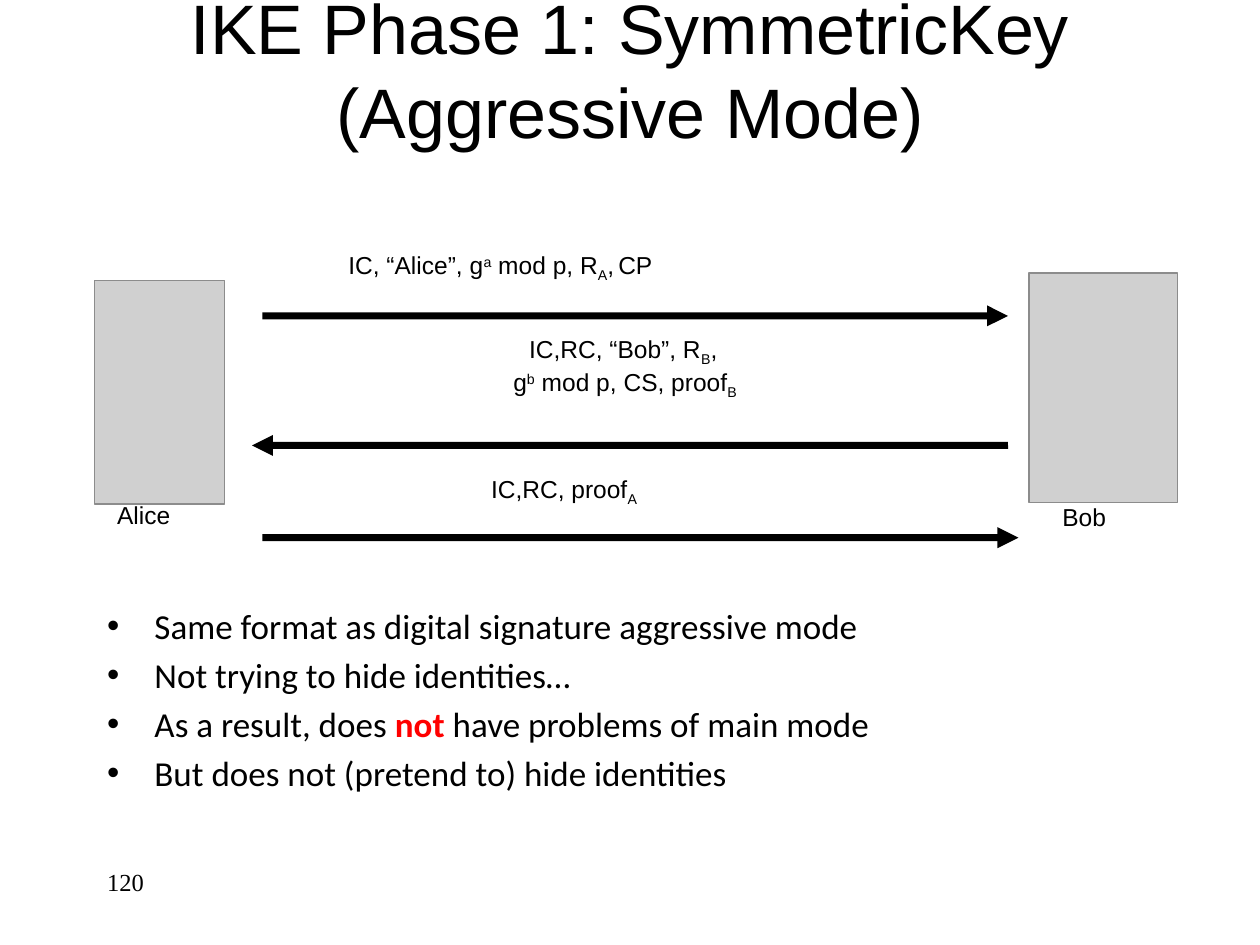
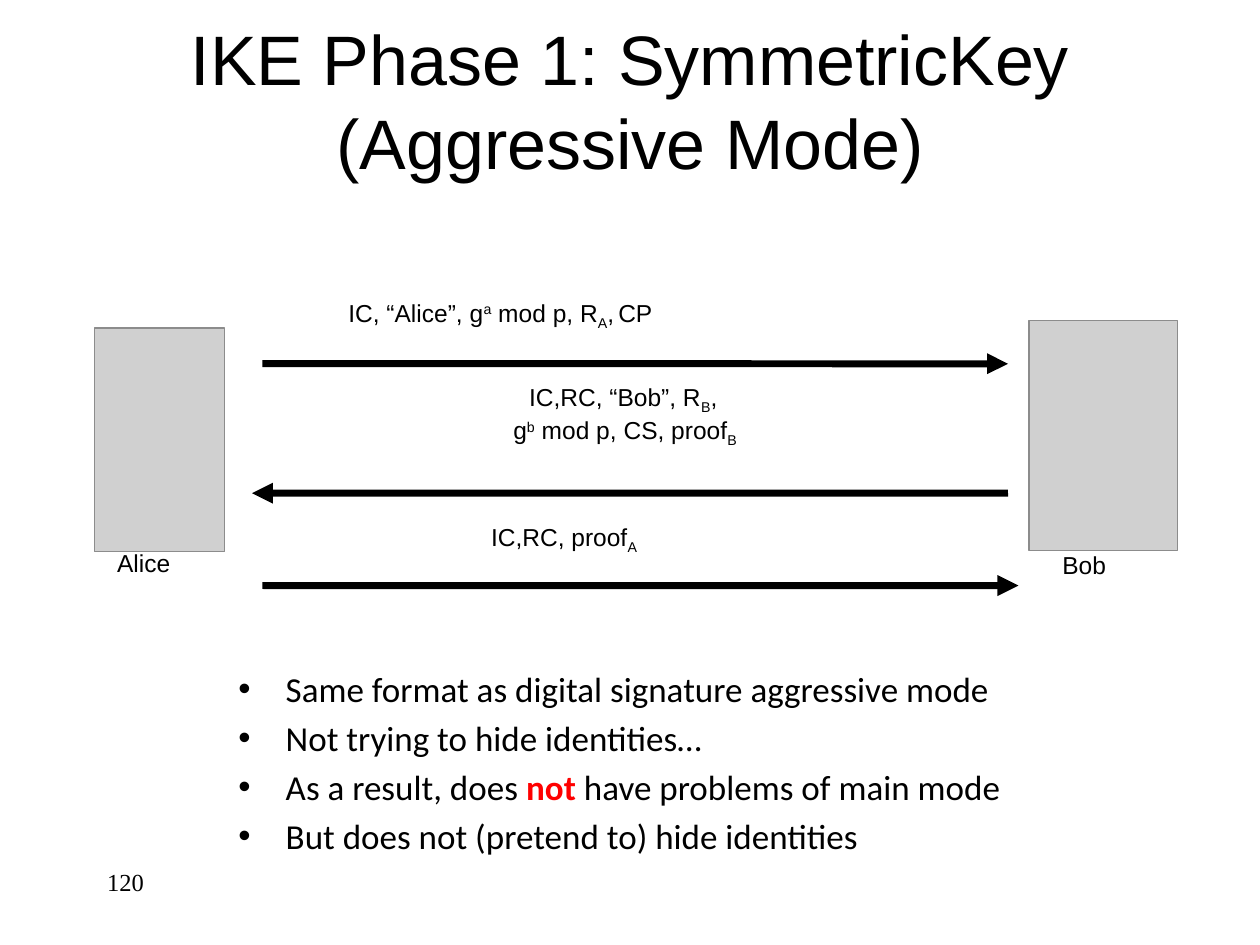
Before and after one commit to jlmucb/class_notes, a slide deck: slide 120 of BerkeleyClass/CS290Spring2013/Lectures/Cryptoclass9.pptx. Drawn at 1260x945 pixels with LibreOffice and Linux fonts; fonts in the diff are those of the drawing; grey boxes stand for pictures. Boxes give left, top, right and bottom in pixels: in the first picture for what was removed or moved away, otherwise in the second. Text is boxed around its words. In the diff, an @@ line names an element or a change of style, - is before the commit and + after.

```diff
--- a/BerkeleyClass/CS290Spring2013/Lectures/Cryptoclass9.pptx
+++ b/BerkeleyClass/CS290Spring2013/Lectures/Cryptoclass9.pptx
@@ title "IKE Phase 1: SymmetricKey (Aggressive ...": place and size @@
-title "IKE Phase 1: SymmetricKey (Aggressive ..." at <box>191,3,1069,151</box>
+title "IKE Phase 1: SymmetricKey (Aggressive ..." at <box>191,34,1069,182</box>
@@ text "IC,RC, “Bob”, RB,": place and size @@
-text "IC,RC, “Bob”, RB," at <box>529,340,676,396</box>
+text "IC,RC, “Bob”, RB," at <box>529,388,676,444</box>
@@ 4 texts, 3 arrows, 2 pictures: place and size @@
-4 texts, 3 arrows, 2 pictures at <box>94,256,1178,538</box>
+4 texts, 3 arrows, 2 pictures at <box>94,304,1178,586</box>
@@ text "Same format as digital signature ...": place and size @@
-text "Same format as digital signature ..." at <box>154,614,868,792</box>
+text "Same format as digital signature ..." at <box>286,677,1000,855</box>
```
Also in this commit, not shown: 86 other slides changed, 1 other file.
